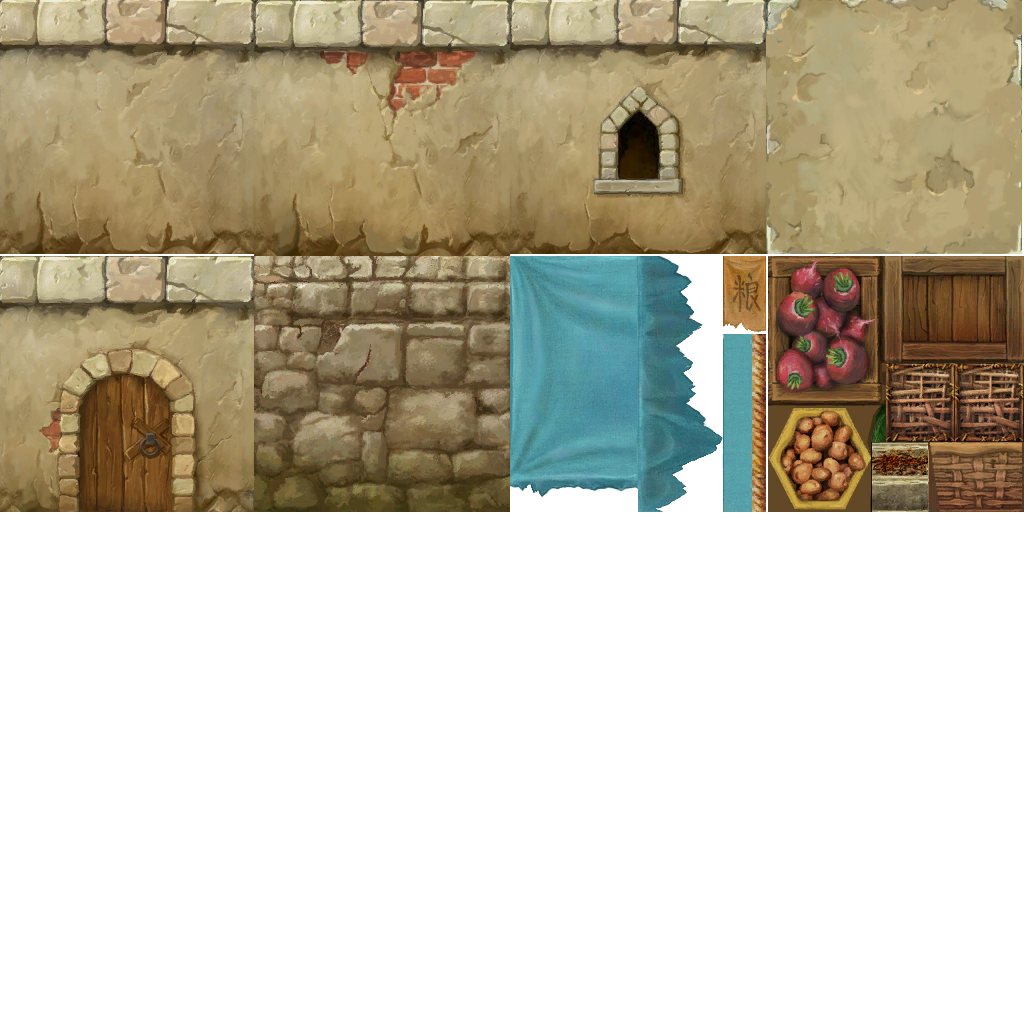
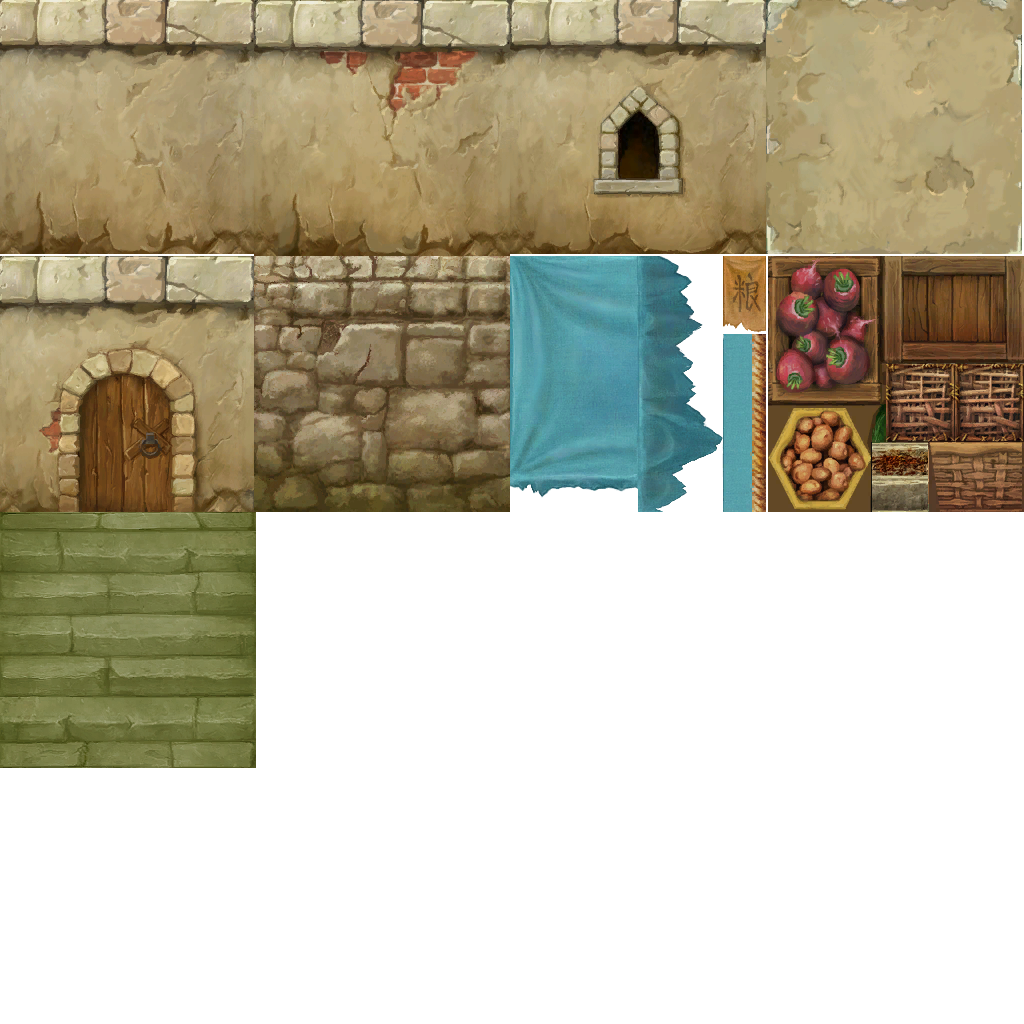
Layer changes from the first w=1024, h=1024 image to the second:
added layer "图层 9" above "图层 8" over 0, 512, 256, 768
